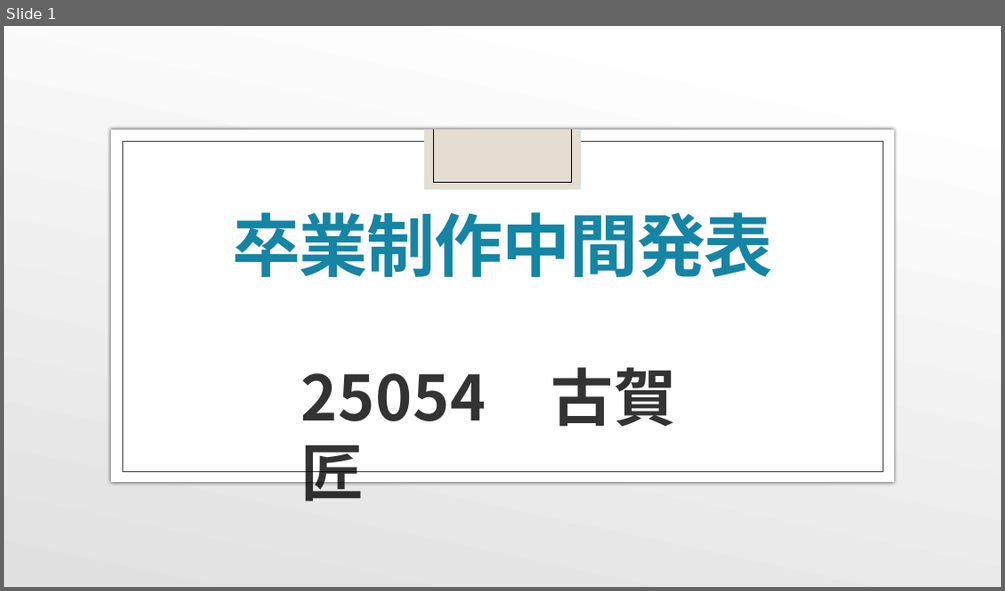
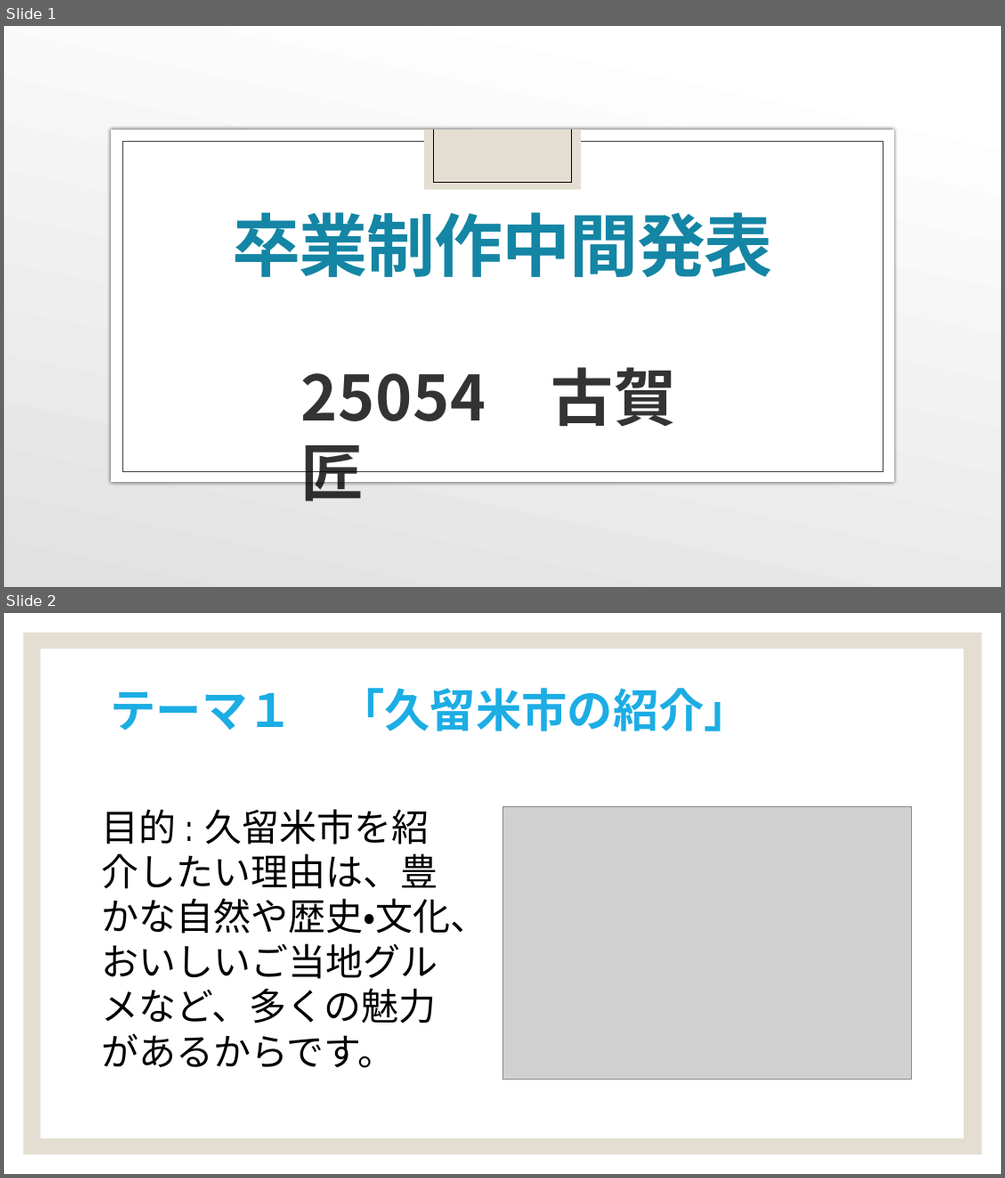
Before and after one commit to ckg25054/Kurume, a slide deck: 卒業制作中間発表.pptx. Shown one above the other, each under a label of ours: slide 1 before the commit, slides 1 and 2 after it. The pictures are 1005x591 and 1005x1178 pixels, drawn with LibreOffice and Linux fonts; fonts in the diff are those of the drawing; grey boxes stand for pictures; background and template pictures are left out. Boxes give left, top, right and bottom in pixels: in the first picture for what was removed or moved away, otherwise in the second. Text is boxed around its words. In the diff, an @@ line names an element or a change of style, - is before the commit and + after.

```diff
--- a/卒業制作中間発表.pptx
+++ b/卒業制作中間発表.pptx
@@ slide 2 added at (x1=4, y1=613, x2=1001, y2=1174), background #FFFFFF @@
@@ rectangle added at (x1=24, y1=633, x2=982, y2=1154), fill #E3DED1 @@
@@ rectangle added at (x1=41, y1=649, x2=963, y2=1138), fill #FFFFFF, outline #FFFFFF 1 pt @@
@@ text added at (x1=110, y1=688, x2=750, y2=731), 44 pt, text #1CADE4, bold @@
+テーマ１ 「久留米市の紹介」
@@ text added at (x1=101, y1=809, x2=487, y2=1068), 36 pt, text #000000 @@
+目的 : 久留米市を紹介したい理由は、豊かな自然や歴史・文化、おいしいご当地グルメなど、多くの魅力があるからです。
@@ picture added at (x1=502, y1=807, x2=911, y2=1078) @@
```
Also in this commit, not shown: 1 slide changed, 4 other slides added, 4 slides removed, 3 other files.
